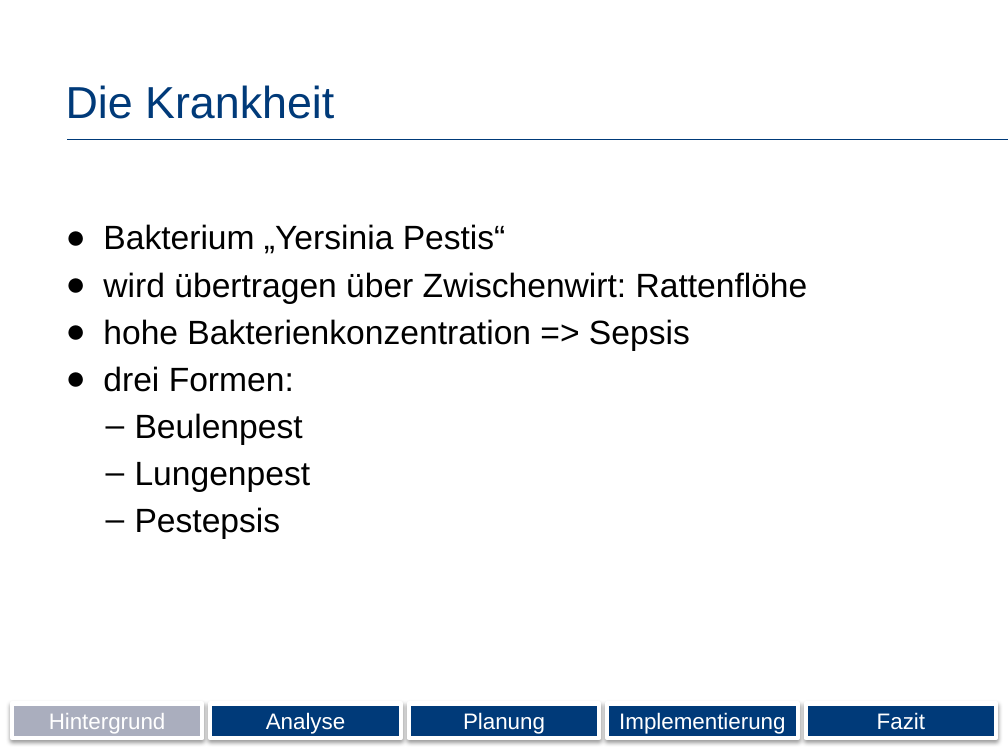
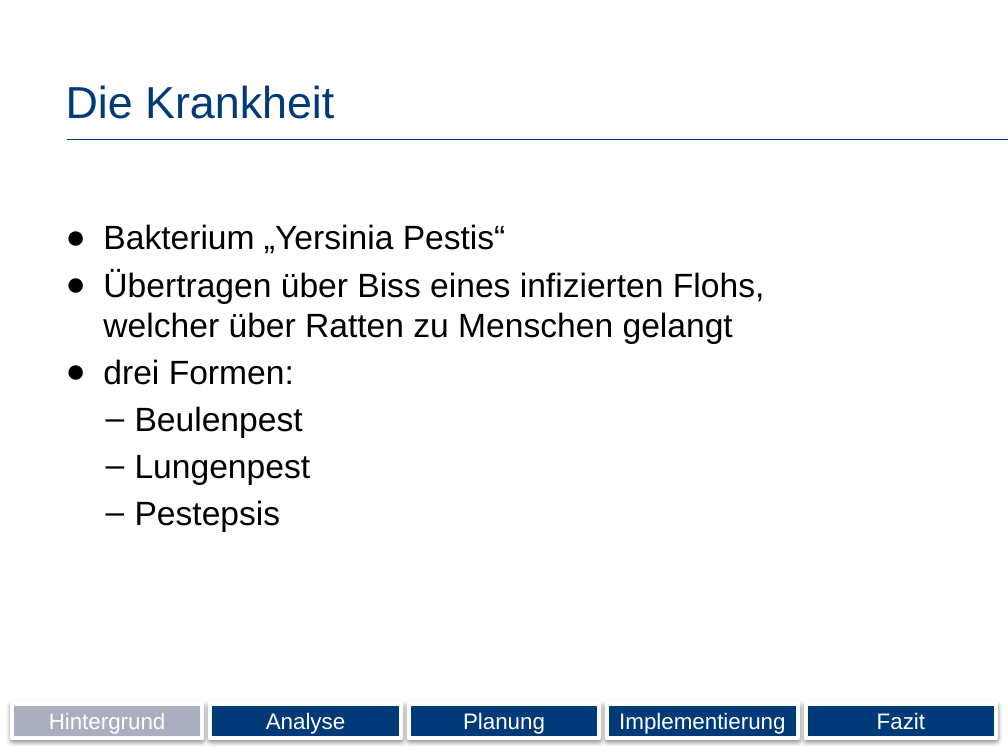
Before and after one commit to Wolle1508/SE-Projekt, a slide deck: slide 4 of Präsentation.pptx. Drawn at 1008x756 pixels with LibreOffice and Linux fonts; fonts in the diff are those of the drawing; background and template pictures are left out. Boxes give left, top, right and bottom in pixels: in the first picture for what was removed or moved away, otherwise in the second. Text is boxed around its words. In the diff, an @@ line names an element or a change of style, - is before the commit and + after.

```diff
--- a/Präsentation.pptx
+++ b/Präsentation.pptx
@@ text at [103, 270, 764, 344]: text changed @@
-● wird übertragen über Zwischenwirt: Rattenflöhe
-● hohe Bakterienkonzentration => Sepsis
+● Übertragen über Biss eines infizierten Flohs, welcher über Ratten zu Menschen gelangt
```
Also in this commit, not shown: 1 other slide changed, 1 other file.
